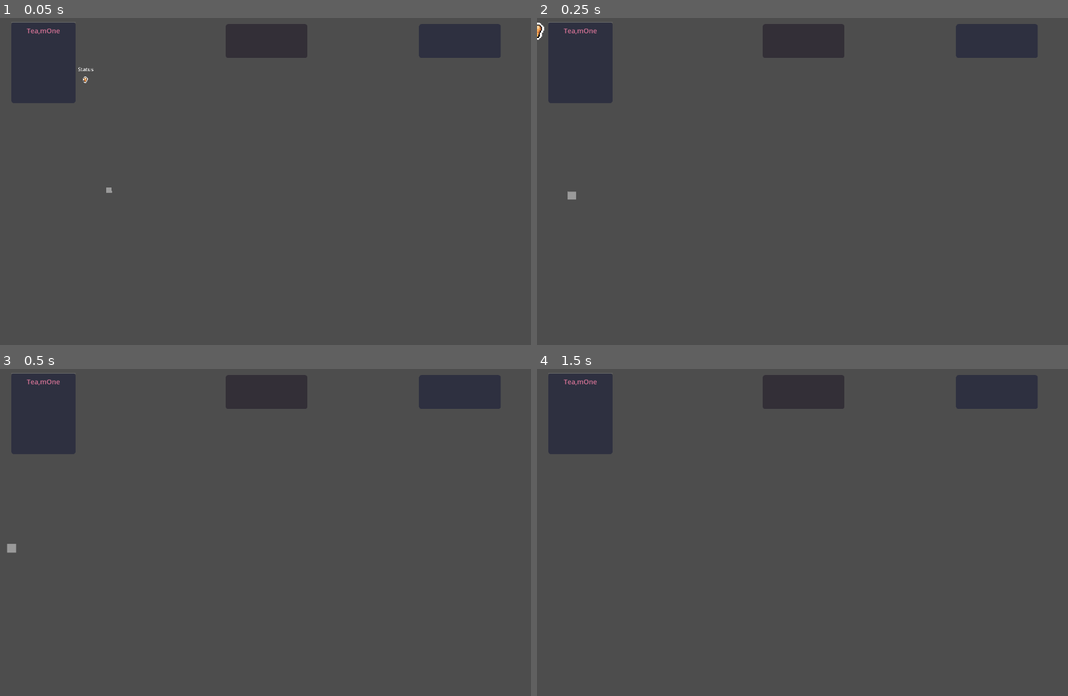
Above: before the commit, frames 1-4 (two rows, left to right).
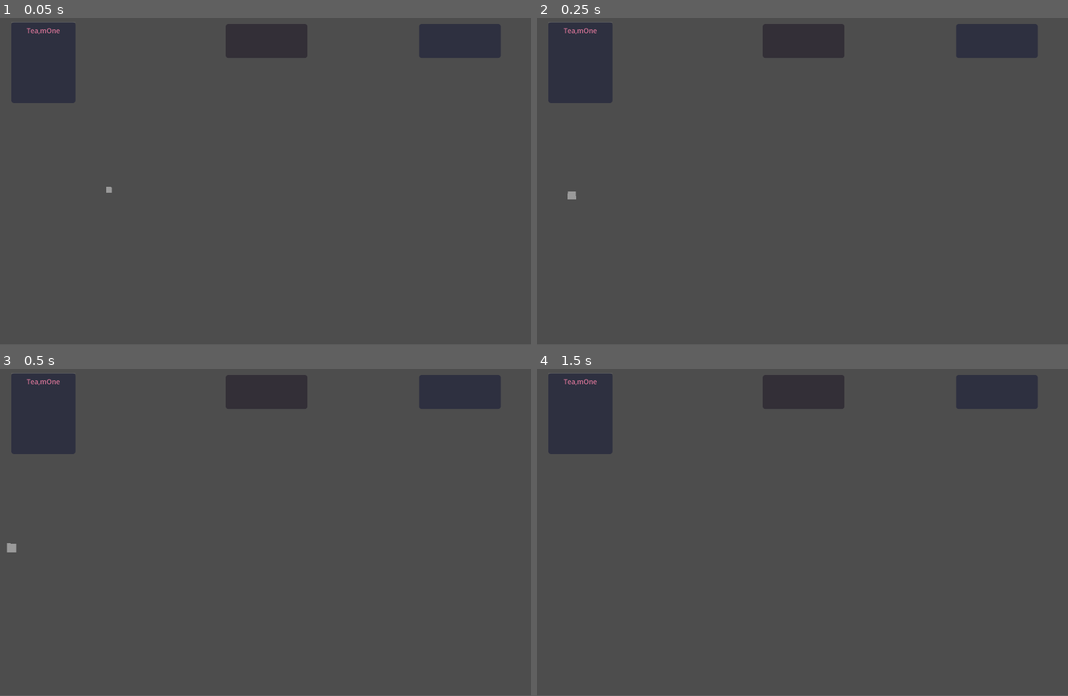
Above: after the commit, the same moments.

Repository: nathan-guiard/zappy
Game: Godot game, scene res://main.tscn
The game is run twice, just before and just after one commit, with the same random seed, the same clock (stepped at 60 frames per second) and the same inputs.
Inputs (mouse positions are in pixels of both pictures, inside the frame that each line leads up to):
- Up to frame 1 (0.05 s): no input
- Up to frame 2 (0.25 s): no input
- Up to frame 3 (0.5 s): no input
- Up to frame 4 (1.5 s): tap Enter at 0.5 s; move the mouse to (919, 512) at 0.52 s; hold W 0.53-1.25 s; tap P at 0.6 s; click (919, 512) at 0.67 s; tap Space at 1.25 s; drag from (696, 545) to (775, 597) at 1.27 s
In our replay, the window is 800x500 before the commit and 800x499 after it. These sizes can differ from the game's own. Grey fills any space a smaller window leaves; there, only what the larger window draws over its background counts as a difference.

The runs differ from the first frame. In frame 1, less than 0.1% of the frame differs, in the area x 5-22%, y 3-54%; in frame 2, less than 0.1%, in the area x 0-12%, y 1-55%; in frame 3, less than 0.1%; in frame 4, less than 0.1%.

Commit message:
game end ajoute, music ajoute, export preset ajoute, suppresion des print

Diff:
--- a/graphics/Network.gd
+++ b/graphics/Network.gd
@@ -8,7 +8,8 @@
 enum GameState {
 	BIENVENUE,
 	INIT_MAP,
-	PLAY
+	PLAY,
+	END_GAME,
 }
 
 var game_state: GameState = GameState.BIENVENUE
@@ -18,7 +19,12 @@
 # Called when the node enters the scene tree for the first time.
 func _ready() -> void:
 	print("quouquoubebe")
-	if peer.connect_to_host("localhost", 4228) != OK:
+	var args: PackedStringArray = OS.get_cmdline_args()
+	var port: int = 4224
+	print("ARGSSSSSSSSSSSS ",args)
+	if args.size() > 0 and args[0].is_valid_int():
+		port = int(args[0])
+	if peer.connect_to_host("localhost", port) != OK:
 		print("Pair host port, not valid")
 	print("quouquoube")
 
@@ -32,6 +38,12 @@
 	#if peer.get_status() == StreamPeerTCP.STATUS_CONNECTED: #and not adam_born:
 		#print("CONNCTED")
 		#pass
+	if game_state == GameState.PLAY and peer.get_status() == peer.STATUS_NONE:
+		#print("status: ", peer.get_status())
+		print("GAME ENDED")
+		game_state = GameState.END_GAME
+		var end_label: Label = %EndLabel
+		end_label.visible = true
 	peer.poll()
 	var packet: String
 	if peer.get_available_bytes() > 0:
@@ -50,6 +62,9 @@
 					game_state = GameState.PLAY
 					map_ready.emit(map_parsed)
 					peer.put_data("ready\n".to_ascii_buffer())
+					var audio_music: AudioStreamPlayer = %AudioMusic
+					audio_music.play()
+
 			GameState.PLAY:
 				buf += packet
 				var buf_ascii: PackedByteArray = buf.to_ascii_buffer()
--- a/graphics/PlayerInfoBtn.gd
+++ b/graphics/PlayerInfoBtn.gd
@@ -10,14 +10,14 @@
 
 @export var logo: Texture2D:
 	set(val):
-		print(val)
+		# print(val)
 		logo = val
 		if texture_rect:
 			texture_rect.texture = logo
 
 @export var info: String:
 	set(val):
-		print("info: ", val)
+		# print("info: ", val)
 		info = val
 		if label_info:
 			label_info.text = info
@@ -26,7 +26,7 @@
 	set(val):
 		logo_color = val
 		if texture_rect:
-			print("shader parama: ",(texture_rect.material as ShaderMaterial).get_shader_parameter("outline_color"))
+			# print("shader parama: ", (texture_rect.material as ShaderMaterial).get_shader_parameter("outline_color"))
 			(texture_rect.material as ShaderMaterial).set_shader_parameter("outline_color", logo_color)
 
 func _ready() -> void:
--- a/graphics/TileMap.gd
+++ b/graphics/TileMap.gd
@@ -1,5 +1,5 @@
 extends TileMap
-class_name  EnhancedTileMap
+class_name EnhancedTileMap
 @onready var v_box_container_contents: VBoxContainer = %CanvasLayer/PanelContainer/MarginContainer/VBoxContainerContents
 @onready var panel_container: PanelContainer = %CanvasLayer/PanelContainer
 @onready var panel_players: PanelContainer = $"../CanvasLayer/PanelContainer2"
@@ -78,17 +78,17 @@
 
 
 const Tile: Dictionary = {
-	LINEMATE = Vector2i(1,1),
+	LINEMATE = Vector2i(1, 1),
 	DERAUMERE = Vector2i(3, 1),
-	SIBUR = Vector2i(0,1),
-	MENDIANE = Vector2i(2,1),
-	PHIRAS = Vector2i(6,1),
+	SIBUR = Vector2i(0, 1),
+	MENDIANE = Vector2i(2, 1),
+	PHIRAS = Vector2i(6, 1),
 	THYSTAME = Vector2i(4, 1),
 	PLAYER = Vector2i(4, 6),
 	#FOOD = [Vector2i(1, 11), Vector2i(2,11), Vector2i(3,11), Vector2i(4 ,11), Vector2i(5 ,11)],
-	FOOD = [Vector2i(4 ,11), Vector2i(5 ,11)],
+	FOOD = [Vector2i(4, 11), Vector2i(5, 11)],
 	FOOD_1 = Vector2i(1, 11),
-	EGG = Vector2i(4 ,10)
+	EGG = Vector2i(4, 10)
 }
 
 var _tiles_texture: Dictionary = {
@@ -98,7 +98,7 @@
 const items_source_id: int = 1
 const floors_source_id: int = 0
 
-const MAP_JSON: JSON = preload ("res://cuicui.json")
+const MAP_JSON: JSON = preload("res://cuicui.json")
 
 var __NOmap: Array = MAP_JSON.data
 
@@ -129,7 +129,7 @@
 		var tile_texture: ImageTexture = ImageTexture.create_from_image(tile_image)
 		_tiles_texture[Content[k]] = tile_texture
 
-	print(_tiles_texture)
+	# print(_tiles_texture)
 	#sprite_2d.texture = _tiles_texture["Sibur"]
 	#texture_rect.texture = _tiles_texture["Sibur"]
 	var texture_rect2: TextureRect = TextureRect.new()
@@ -146,7 +146,6 @@
 	#grid_container.add_child(label_amount)
 
 
-
 enum Terrain {
 	SAND = 0,
 	LIGHT_GRASS = 1,
@@ -170,7 +169,7 @@
 		nb_col += 1
 		for row: Dictionary in col:
 			if nb_col == 1:
-				nb_row +=1
+				nb_row += 1
 			#print(row)
 			var x: int = row.p.x
 			var y: int = row.p.y
@@ -182,13 +181,9 @@
 			else:
 				light_grass_cells.push_back(pos)
 			manage_cell_content(pos, content)
-	set_cells_terrain_connect(0, sand_cells, 0, Terrain.SAND, false )
-	set_cells_terrain_connect(0, light_grass_cells, 0, Terrain.LIGHT_GRASS, false )
+	set_cells_terrain_connect(0, sand_cells, 0, Terrain.SAND, false)
+	set_cells_terrain_connect(0, light_grass_cells, 0, Terrain.LIGHT_GRASS, false)
 	init_outside_map()
-
-
-
-
 
 
 var sand_cells: Array[Vector2i]
@@ -198,24 +193,22 @@
 
 
 var outside_dark_grass_cells: Array[Vector2i]
-
 
 
 func init_outside_map() -> void:
 	var i: int = -nb_col
 	var j: int = -nb_row
-	print("i: ", i)
-	print("j: ", j)
+	# print("i: ", i)
+	# print("j: ", j)
 	while i < nb_col * 2:
 		j = -nb_row
 		while j < nb_row * 2:
 			if not (i >= 0 and i < nb_col and j >= 0 and j < nb_row):
 				outside_dark_grass_cells.push_back(Vector2i(i, j))
-			j+= 1
-		i+=1
+			j += 1
+		i += 1
 	#print("olala: ",outside_dark_grass_cells)
-	set_cells_terrain_connect(0, outside_dark_grass_cells, 0, Terrain.DARK_GRASS, false )
-
+	set_cells_terrain_connect(0, outside_dark_grass_cells, 0, Terrain.DARK_GRASS, false)
 
 
 func is_there_food(content: Array) -> bool:
@@ -242,9 +235,9 @@
 	update_tiles_data(pos, content)
 
 	if not is_there_food(content):
-		set_cell(food_layer, pos, - 1)
+		set_cell(food_layer, pos, -1)
 	if not is_there_minerals(content):
-		set_cell(minerals_layer, pos, - 1)
+		set_cell(minerals_layer, pos, -1)
 
 
 	#print("content: ", content)
@@ -283,7 +276,6 @@
 			# output += Content.PLAYER + ": " + str(el[Content.PLAYER]) + ", "
 
 
-
 func _on_network_map_ready(map_p: Array) -> void:
 	map = map_p
 	init_map_tiling()
@@ -300,11 +292,11 @@
 
 		if content.size() == 0:
 			dark_grass_cells.push_back(pos)
-	set_cells_terrain_connect(0, dark_grass_cells, 0, Terrain.DARK_GRASS, false )
+	set_cells_terrain_connect(0, dark_grass_cells, 0, Terrain.DARK_GRASS, false)
 
 var count: int = 0
 func update_players(players: Array) -> void:
-	count +=1
+	count += 1
 	if count % 10 == 0:
 		#print()
 		#print(players)
@@ -340,7 +332,7 @@
 		player_info_btn.info = "Level " + str(player.level)
 		player_info_btn.logo = player.anim.sprite_frames.get_frame_texture("down_walk", 0)
 		player_info_btn.logo_color = teams_color[player.team]
-		player_info_btn.player_id =  player.id
+		player_info_btn.player_id = player.id
 		player_info_btn.button_down.connect(_on_player_info_btn_button_down.bind(player.id))
 
 		if player.team_color == Color(0, 0, 0):
@@ -366,7 +358,7 @@
 	#print("updaye: ", data)
 	#print()
 	#print()
-const player_scene: PackedScene = preload ("res://player.tscn")
+const player_scene: PackedScene = preload("res://player.tscn")
 static func construct_player_from_dictionnary(dic: Dictionary) -> Player:
 	var new_player: Player = player_scene.instantiate()
 	new_player.map_pos = Vector2i(dic.position.x as int, dic.position.y as int)
@@ -394,9 +386,8 @@
 
 
 func update_position_player_on_map(player: Player) -> void:
-	player.destination = to_global( map_to_local(player.map_pos))
+	player.destination = to_global(map_to_local(player.map_pos))
 	# player.map_position_history.push_back(player.map_pos)
-
 
 
 func prune_players(remote_players: Array) -> void:
@@ -448,10 +439,10 @@
 	if event is InputEventKey:
 		var ev: InputEventKey = event
 		if ev.is_pressed() and ev.keycode == KEY_A:
-			camera.focused_player = null #L ORDRE DE SES DEUX LIGNES EST IMPORTANTE
+			camera.focused_player = null # L ORDRE DE SES DEUX LIGNES EST IMPORTANTE
 			see_traces_of_players = !see_traces_of_players
 			if see_traces_of_players:
-				for curr_player_id: int in  _players:
+				for curr_player_id: int in _players:
 					for pos: Vector2i in _players[curr_player_id].map_position_history:
 						add_trace_square(pos)
 
--- a/graphics/main.tscn
+++ b/graphics/main.tscn
@@ -6,9 +6,9 @@
 [ext_resource type="PackedScene" uid="uid://bs2ptwstok7ly" path="res://team_name.tscn" id="4_5gvmr"]
 [ext_resource type="TileSet" uid="uid://1yc0pq1j0wb" path="res://tileset.tres" id="4_asfbm"]
 [ext_resource type="Script" path="res://Network.gd" id="4_b2sue"]
-[ext_resource type="PackedScene" uid="uid://bvg6orivi3vvd" path="res://player.tscn" id="6_2hnmn"]
 [ext_resource type="PackedScene" uid="uid://b35toih8wxky3" path="res://hover_square.tscn" id="7_flrrs"]
 [ext_resource type="StyleBox" uid="uid://csx6cf6g688pf" path="res://sep_style.tres" id="8_xm0ke"]
+[ext_resource type="AudioStream" uid="uid://cw24c6ktasuf0" path="res://assets/sounds/music.mp3" id="10_t5a1q"]
 
 [sub_resource type="StyleBoxFlat" id="StyleBoxFlat_mjxie"]
 bg_color = Color(0.145098, 0.156863, 0.239216, 1)
@@ -29,9 +29,31 @@
 [node name="Main" type="Node2D"]
 script = ExtResource("1_0wmlj")
 
+[node name="AudioMusic" type="AudioStreamPlayer" parent="."]
+unique_name_in_owner = true
+stream = ExtResource("10_t5a1q")
+
 [node name="CanvasLayer" type="CanvasLayer" parent="."]
 unique_name_in_owner = true
 layer = 6
+
+[node name="EndLabel" type="Label" parent="CanvasLayer"]
+unique_name_in_owner = true
+visible = false
+anchors_preset = 8
+anchor_left = 0.5
+anchor_top = 0.5
+anchor_right = 0.5
+anchor_bottom = 0.5
+offset_left = -487.0
+offset_top = -102.5
+offset_right = 487.0
+offset_bottom = 102.5
+grow_horizontal = 2
+grow_vertical = 2
+scale = Vector2(0.59651, 0.59651)
+theme_override_font_sizes/font_size = 200
+text = "GAME ENDED"
 
 [node name="PanelContainer" type="PanelContainer" parent="CanvasLayer"]
 modulate = Color(1, 1, 1, 0.776471)
@@ -114,10 +136,12 @@
 theme_override_styles/separator = ExtResource("8_xm0ke")
 
 [node name="TeamScrollContainer" type="ScrollContainer" parent="CanvasLayer"]
-offset_left = 44.0
-offset_top = 1095.0
-offset_right = 1751.0
-offset_bottom = 1164.0
+anchors_preset = 2
+anchor_top = 1.0
+anchor_bottom = 1.0
+offset_top = -69.0
+offset_right = 1707.0
+grow_vertical = 0
 
 [node name="TeamHBoxContainer" type="HBoxContainer" parent="CanvasLayer/TeamScrollContainer"]
 layout_mode = 2
@@ -149,9 +173,6 @@
 layer_2/tile_data = PackedInt32Array()
 script = ExtResource("2_cqj61")
 
-[node name="Player" parent="TileMap" instance=ExtResource("6_2hnmn")]
-position = Vector2(500, 500)
-
 [node name="HoverSquare" parent="TileMap" instance=ExtResource("7_flrrs")]
 position = Vector2(66, 305)
 
--- a/graphics/player.gd
+++ b/graphics/player.gd
@@ -13,7 +13,7 @@
 
 @onready var outline_shader: ShaderMaterial = preload("res://player_shader.tres").duplicate()
 
-@onready var team_color: Color = Color(0,0,0):
+@onready var team_color: Color = Color(0, 0, 0):
 	set(val):
 		team_color = val
 		outline_shader.set_shader_parameter("outline_color", team_color)
@@ -64,7 +64,7 @@
 var inventory: Array:
 	set(new_arr):
 		inventory = new_arr
-		print("inventory: ", inventory)
+		# print("inventory: ", inventory)
 var level: int = 1:
 	set(val):
 		(get_node("level_" + str(level)) as AnimatedSprite2D).visible = false
@@ -75,14 +75,14 @@
 #func move(direction: Vector2i) -> void:
 	#position += direction
 
-var WalkAnim: Dictionary  = {
+var WalkAnim: Dictionary = {
 	UP = "up_walk",
 	DOWN = "down_walk",
 	RIGHT = "right_walk",
 	LEFT = "left_walk"
 }
 
-var WalkAnimArray: Array = [ WalkAnim.UP, WalkAnim.DOWN, WalkAnim.RIGHT, WalkAnim.LEFT]
+var WalkAnimArray: Array = [WalkAnim.UP, WalkAnim.DOWN, WalkAnim.RIGHT, WalkAnim.LEFT]
 
 func animate_walk() -> void:
 	match direction:
--- a/graphics/player.tscn
+++ b/graphics/player.tscn
@@ -1181,6 +1181,7 @@
 
 [node name="ActionLabel" type="RichTextLabel" parent="."]
 unique_name_in_owner = true
+visible = false
 z_index = 6
 offset_left = -106.0
 offset_top = -43.0
--- a/graphics/project.godot
+++ b/graphics/project.godot
@@ -28,6 +28,8 @@
 
 window/size/viewport_width=1280
 window/size/viewport_height=800
+window/stretch/mode="viewport"
+window/stretch/aspect="expand"
 window/stretch/scale=0.65
 
 [physics]
Not shown, added: graphics/assets/sounds/music.mp3.import
Not shown, added: graphics/export_presets.cfg
Not shown, added: graphics/assets/sounds/music.mp3
